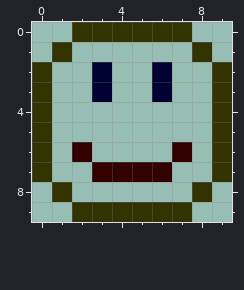
File history of a pixel-art sprite, public/themes/default/img/smileys/smile.png. The first picture shows the starting point.
The file is 10x10 pixels.
Now the later version:
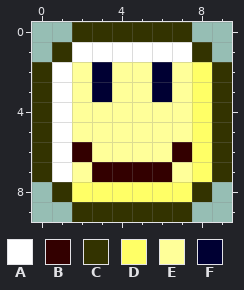
Palette (. is transparent): A #ffffff  B #330000  C #333300  D #ffff66  E #ffff99  F #000033
Edits made:
{"y":1,"x":2,"old":"......","new":"AAAAAA"}
{"y":2,"x":1,"old":"..","new":"AE"}
{"y":2,"x":4,"old":"..","new":"EE"}
{"y":2,"x":7,"old":"..","new":"ED"}
{"y":3,"x":1,"old":"..","new":"AE"}
{"y":3,"x":4,"old":"..","new":"EE"}
{"y":3,"x":7,"old":"..","new":"ED"}
{"y":4,"x":1,"old":"........","new":"AEEEEEED"}
{"y":5,"x":1,"old":"........","new":"AEEEEEED"}
{"y":6,"x":1,"old":".","new":"A"}
{"y":6,"x":3,"old":"....","new":"EEEE"}
{"y":6,"x":8,"old":".","new":"D"}
{"y":7,"x":1,"old":"..","new":"AE"}
{"y":7,"x":7,"old":"..","new":"ED"}
{"y":8,"x":2,"old":"......","new":"DDDDDD"}
